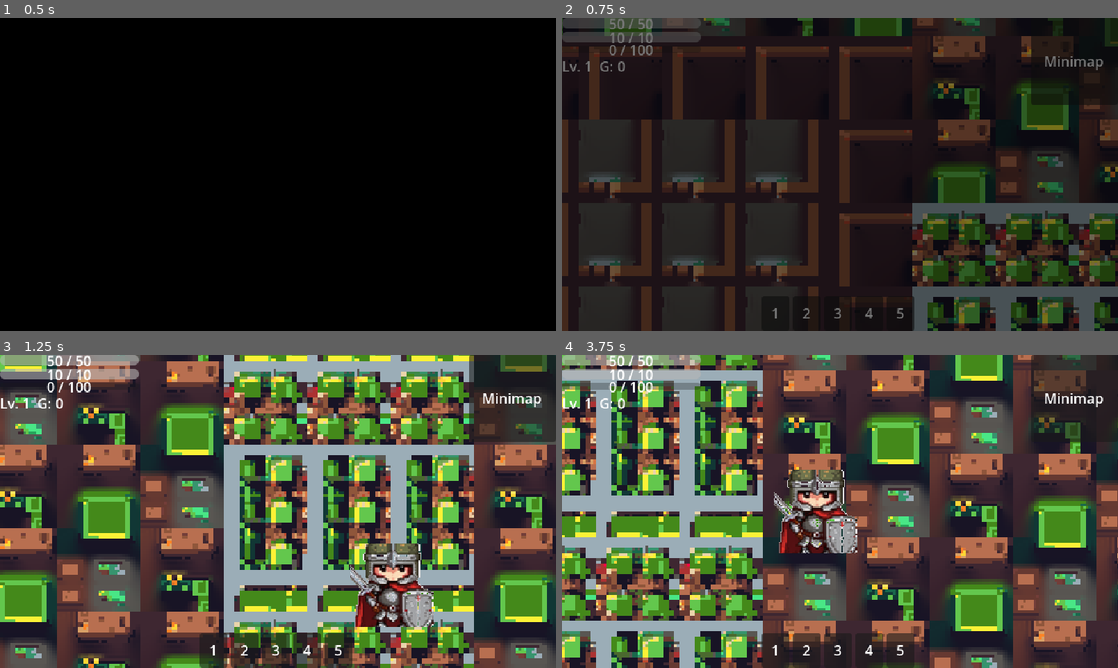
Above: before the commit, frames 1-4 (two rows, left to right).
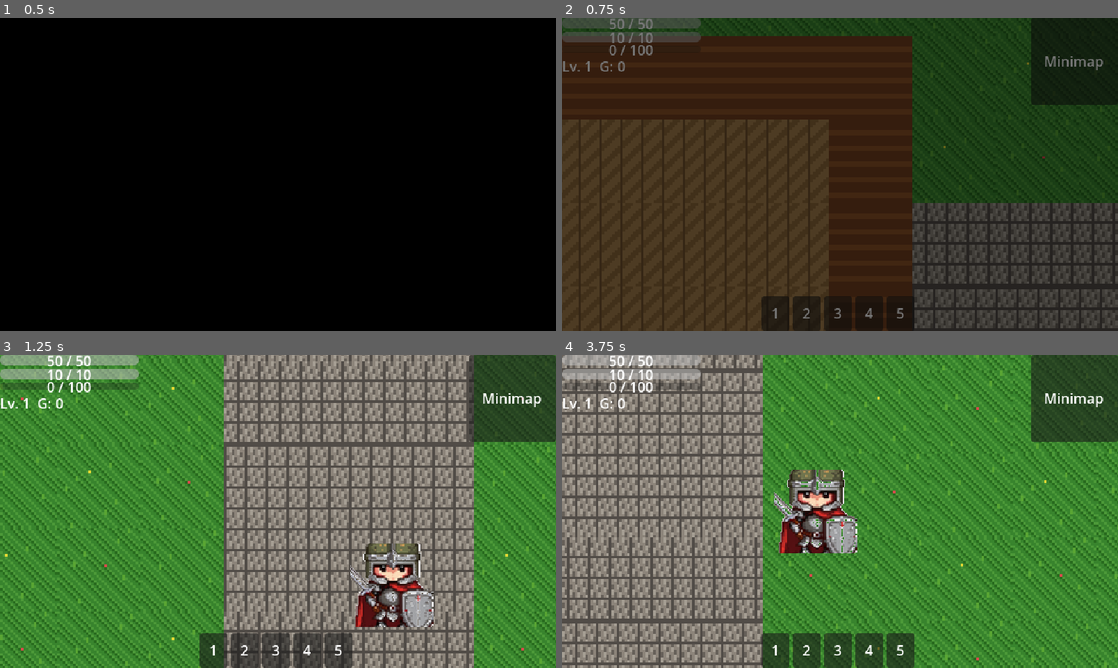
Above: after the commit, the same moments.

Repository: carstenscholz-tech/rpg-pipeline
Game: Godot game, scene res://scenes/main.tscn
Same seed, same stepped clock (60 frames per second), same inputs: the game is played once before the commit and once after it.
Inputs (mouse positions are in pixels of both pictures, inside the frame that each line leads up to):
- Up to frame 1 (0.5 s): no input
- Up to frame 2 (0.75 s): tap Enter at 0.5 s; move the mouse to (962, 158) at 0.52 s; hold D (move_right) from 0.53 s (still down); hold Space (attack) from 0.53 s (still down); click (962, 158) at 0.67 s
- Up to frame 3 (1.25 s): keep holding D (move_right); keep holding Space (attack)
- Up to frame 4 (3.75 s): release D (move_right) at 1.25 s; release Space (attack) at 1.25 s; drag from (728, 527) to (990, 586) at 1.27 s; move the mouse to (895, 442) at 2.02 s; hold D (move_right) 2.03-2.75 s; hold Q (quest_log) 2.03-2.75 s; drag from (812, 574) to (673, 464) at 2.77 s; move the mouse to (1006, 558) at 3.52 s; hold A (move_left) from 3.53 s (still down); tap 1 at 3.6 s

Frame 1 is identical in both runs. In frame 2, 65% of the frame differs, in the area x 0-100%, y 0-100%; in frame 3, 92%; in frame 4, 93%.

Commit message:
feat: replace AI tilesets with clean procedural retro-style tiles
AI-generated tilesets had inconsistent art per cell causing visual
chaos. Replace with hand-crafted procedural pixel patterns:

- Grass: green base with subtle noise, scattered grass blades,
  occasional tiny flowers (yellow/red)
- Cobblestone: gray stones with grout grid lines, offset per variant
- Buildings: roof shingles (brown stripes), wall planks (wood grain),
  interior flooring (lighter boards)

Classic SNES/GBA RPG aesthetic - clean, readable, consistent.

Co-Authored-By: Claude Opus 4.6 (1M context) <noreply@anthropic.com>

Diff:
--- a/scripts/world/runtime_tilemap.gd
+++ b/scripts/world/runtime_tilemap.gd
@@ -24,18 +24,19 @@
 	_paint_map()
 
 
-## Build the TileSet with atlas sources for each tileset texture.
+## Build the TileSet with clean procedural retro-style tiles.
+## Uses hand-crafted pixel patterns instead of AI-generated tilesets
+## for a consistent classic RPG look (SNES/GBA style).
 func _build_tileset() -> void:
 	var ts := TileSet.new()
 	ts.tile_size = Vector2i(TILE_SIZE, TILE_SIZE)
 
-	grass_source_id = _add_atlas_source(ts, "res://assets/tilesets/grass_plains.png", Color(0.2, 0.55, 0.15))
-	cobble_source_id = _add_atlas_source(ts, "res://assets/tilesets/cobblestone_town.png", Color(0.45, 0.42, 0.4))
-	buildings_source_id = _add_atlas_source(ts, "res://assets/tilesets/wooden_buildings.png", Color(0.55, 0.35, 0.15))
+	grass_source_id = _add_retro_source(ts, "grass")
+	cobble_source_id = _add_retro_source(ts, "cobble")
+	buildings_source_id = _add_retro_source(ts, "building")
 
 	tile_set = ts
 
-	# Also assign the same TileSet to sibling layers so they share it.
 	var parent_node := get_parent()
 	if parent_node:
 		var building_layer := parent_node.get_node_or_null("BuildingLayer") as TileMapLayer
@@ -46,55 +47,151 @@
 			deco_layer.tile_set = ts
 
 
-## Add an atlas source from a texture file. If the file is missing, create a
-## solid-color fallback texture so the game still runs visually.
-func _add_atlas_source(ts: TileSet, path: String, fallback_color: Color) -> int:
-	var tex: Texture2D = null
-
-	if ResourceLoader.exists(path):
-		tex = load(path) as Texture2D
-
-	if tex == null:
-		# Create a fallback solid-color image texture.
-		tex = _create_fallback_texture(fallback_color)
-
+## Create a 4x4 atlas of retro-style tiles for the given type.
+func _add_retro_source(ts: TileSet, tile_type: String) -> int:
+	var img := Image.create(128, 128, false, Image.FORMAT_RGBA8)
+
+	for ty in range(ATLAS_ROWS):
+		for tx in range(ATLAS_COLS):
+			var tile_idx: int = ty * ATLAS_COLS + tx
+			_draw_retro_tile(img, tx * TILE_SIZE, ty * TILE_SIZE, tile_type, tile_idx)
+
+	var tex := ImageTexture.create_from_image(img)
 	var source := TileSetAtlasSource.new()
 	source.texture = tex
 	source.texture_region_size = Vector2i(TILE_SIZE, TILE_SIZE)
 
-	# Register every tile in the 4x4 grid.
 	for y in range(ATLAS_ROWS):
 		for x in range(ATLAS_COLS):
 			source.create_tile(Vector2i(x, y))
 
-	var source_id: int = ts.add_source(source)
-	return source_id
-
-
-## Create a 128x128 fallback texture filled with a solid color, with slight
-## per-tile variation so individual tiles are distinguishable.
-func _create_fallback_texture(base_color: Color) -> ImageTexture:
-	var img := Image.create(128, 128, false, Image.FORMAT_RGBA8)
-	for ty in range(ATLAS_ROWS):
-		for tx in range(ATLAS_COLS):
-			# Slight color variation per tile.
-			var variation: float = (tx + ty * ATLAS_COLS) * 0.02
-			var c := Color(
-				clampf(base_color.r + variation, 0.0, 1.0),
-				clampf(base_color.g + variation * 0.5, 0.0, 1.0),
-				clampf(base_color.b - variation * 0.3, 0.0, 1.0)
-			)
-			for py in range(TILE_SIZE):
-				for px in range(TILE_SIZE):
-					img.set_pixel(tx * TILE_SIZE + px, ty * TILE_SIZE + py, c)
-			# Draw a 1px border to distinguish tiles.
-			for i in range(TILE_SIZE):
-				var border_color := Color(c.r * 0.7, c.g * 0.7, c.b * 0.7)
-				img.set_pixel(tx * TILE_SIZE + i, ty * TILE_SIZE, border_color)
-				img.set_pixel(tx * TILE_SIZE, ty * TILE_SIZE + i, border_color)
-
-	var tex := ImageTexture.create_from_image(img)
-	return tex
+	return ts.add_source(source)
+
+
+## Draw a single 32x32 retro-style tile at the given position.
+func _draw_retro_tile(img: Image, ox: int, oy: int, tile_type: String, variant: int) -> void:
+	match tile_type:
+		"grass":
+			_draw_grass_tile(img, ox, oy, variant)
+		"cobble":
+			_draw_cobble_tile(img, ox, oy, variant)
+		"building":
+			_draw_building_tile(img, ox, oy, variant)
+
+
+func _draw_grass_tile(img: Image, ox: int, oy: int, variant: int) -> void:
+	# Base green with subtle noise.
+	var base := Color(0.22, 0.52, 0.18)
+	var light := Color(0.30, 0.60, 0.22)
+	var dark := Color(0.16, 0.42, 0.12)
+	var accent := Color(0.35, 0.65, 0.20)  # Bright grass blades
+
+	for py in range(TILE_SIZE):
+		for px in range(TILE_SIZE):
+			var noise: int = ((px * 7 + py * 13 + variant * 37) % 10)
+			var c: Color
+			if noise < 5:
+				c = base
+			elif noise < 8:
+				c = light
+			else:
+				c = dark
+			img.set_pixel(ox + px, oy + py, c)
+
+	# Scatter a few bright grass blade pixels.
+	var rng_base: int = variant * 53
+	for i in range(6):
+		var bx: int = (rng_base + i * 17) % TILE_SIZE
+		var by: int = (rng_base + i * 23 + 7) % TILE_SIZE
+		img.set_pixel(ox + bx, oy + by, accent)
+		if by + 1 < TILE_SIZE:
+			img.set_pixel(ox + bx, oy + by + 1, accent)
+
+	# Occasional tiny flower (on certain variants).
+	if variant % 5 == 0:
+		var fx: int = 10 + (variant * 3) % 14
+		var fy: int = 10 + (variant * 7) % 14
+		img.set_pixel(ox + fx, oy + fy, Color(0.9, 0.85, 0.2))  # Yellow
+	elif variant % 7 == 0:
+		var fx: int = 8 + (variant * 11) % 16
+		var fy: int = 8 + (variant * 5) % 16
+		img.set_pixel(ox + fx, oy + fy, Color(0.85, 0.3, 0.3))  # Red
+
+
+func _draw_cobble_tile(img: Image, ox: int, oy: int, variant: int) -> void:
+	# Gray cobblestone with stone pattern.
+	var base := Color(0.55, 0.52, 0.48)
+	var light := Color(0.65, 0.62, 0.58)
+	var dark := Color(0.40, 0.38, 0.35)
+	var grout := Color(0.32, 0.30, 0.28)  # Dark lines between stones
+
+	# Fill base.
+	for py in range(TILE_SIZE):
+		for px in range(TILE_SIZE):
+			var noise: int = ((px * 11 + py * 7 + variant * 31) % 8)
+			if noise < 4:
+				img.set_pixel(ox + px, oy + py, base)
+			elif noise < 6:
+				img.set_pixel(ox + px, oy + py, light)
+			else:
+				img.set_pixel(ox + px, oy + py, dark)
+
+	# Draw stone grid lines (grout).
+	var offset_x: int = (variant * 3) % 4
+	var offset_y: int = (variant * 5) % 4
+	for py in range(TILE_SIZE):
+		for px in range(TILE_SIZE):
+			var gx: int = (px + offset_x) % 8
+			var gy: int = (py + offset_y) % 8
+			# Horizontal grout every 8 pixels, vertical offset per row.
+			if gy == 0 or gx == 0:
+				img.set_pixel(ox + px, oy + py, grout)
+
+
+func _draw_building_tile(img: Image, ox: int, oy: int, variant: int) -> void:
+	var is_wall: bool = (variant < 8)  # First 2 rows = walls
+	var is_roof: bool = (variant < 4)   # First row = roof
+
+	if is_roof:
+		# Dark brown roof shingles.
+		var roof_base := Color(0.45, 0.25, 0.12)
+		var roof_light := Color(0.55, 0.32, 0.16)
+		for py in range(TILE_SIZE):
+			for px in range(TILE_SIZE):
+				var stripe: int = (py + variant * 3) % 6
+				if stripe < 4:
+					img.set_pixel(ox + px, oy + py, roof_base)
+				else:
+					img.set_pixel(ox + px, oy + py, roof_light)
+	elif is_wall:
+		# Wooden wall planks.
+		var plank := Color(0.60, 0.42, 0.22)
+		var plank_dark := Color(0.48, 0.32, 0.16)
+		var plank_line := Color(0.38, 0.25, 0.12)
+		for py in range(TILE_SIZE):
+			for px in range(TILE_SIZE):
+				var plank_row: int = py % 8
+				if plank_row == 0:
+					img.set_pixel(ox + px, oy + py, plank_line)
+				elif (px + (py / 8) * 4) % 8 == 0:
+					img.set_pixel(ox + px, oy + py, plank_line)
+				elif plank_row < 3:
+					img.set_pixel(ox + px, oy + py, plank)
+				else:
+					img.set_pixel(ox + px, oy + py, plank_dark)
+	else:
+		# Interior floor (lighter wood).
+		var floor_base := Color(0.65, 0.50, 0.30)
+		var floor_dark := Color(0.55, 0.40, 0.22)
+		for py in range(TILE_SIZE):
+			for px in range(TILE_SIZE):
+				var board: int = px % 8
+				if board == 0:
+					img.set_pixel(ox + px, oy + py, Color(0.45, 0.32, 0.18))
+				elif (px + py) % 7 < 4:
+					img.set_pixel(ox + px, oy + py, floor_base)
+				else:
+					img.set_pixel(ox + px, oy + py, floor_dark)
 
 
 ## Paint the entire Hearthholm town map.
